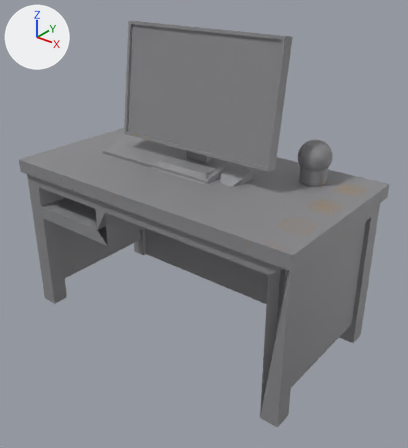
What one commit did to the FBX model unity/Assets/Art/BlenderBaked/prop-desk/mesh_prop-desk.fbx.
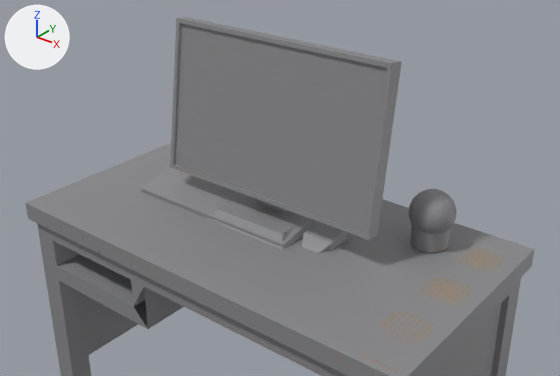
Each version is shown whole from a camera (50 mm lens) standing at (1.721, -1.114, 1.279) and looking at (0.615, 0.268, 0.422), then close up from a camera (50 mm lens) standing at (1.646, -1.021, 1.523) and looking at (0.541, 0.361, 0.667). The axes (+X, +Y, +Z) are drawn at upper left. The lights are the same throughout. The first two pictures are the older version. Vertices at exactly the same position are counted once.

Objects in the first close-up: 'mesh_prop-desk'.
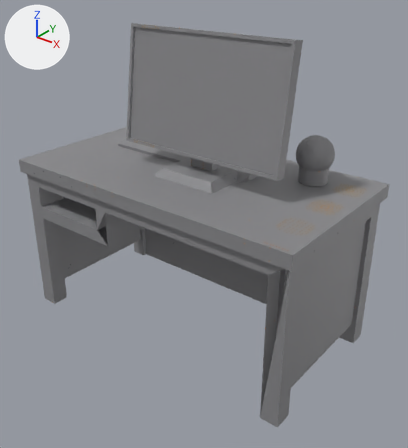
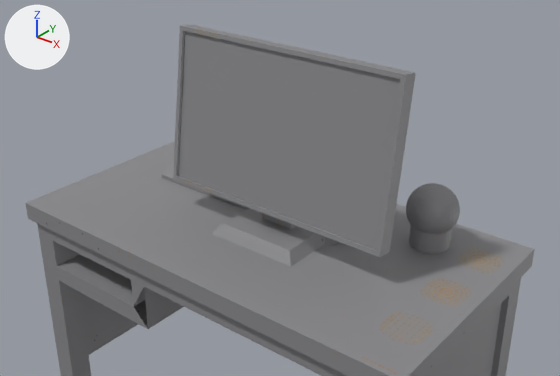
Changed parts and their boxes (x1, y1, x2, y2) in the close-ups (560 x 376 px; the box of a moved part takes in the faces that stretch with it):
'mesh_prop-desk', reshaped
    before: (26, 17, 535, 376)
    after: (26, 25, 535, 376)
part 1 of me_mesh_desk, moved or reshaped
    before: (170, 17, 402, 250)
    after: (173, 25, 416, 267)
part 2 of me_mesh_desk, moved or reshaped (mostly hidden afterwards)
    before: (141, 167, 316, 248)
    after: (162, 166, 250, 210)
part 3 of me_mesh_desk, moved or reshaped (mostly hidden afterwards)
    before: (302, 221, 349, 253)
    after: (325, 237, 342, 246)
part 4 of me_mesh_desk, added
    after: (409, 225, 452, 254)
part 5 of me_mesh_desk, moved or reshaped
    before: (409, 189, 456, 253)
    after: (406, 183, 460, 234)

The change, as a list of edits to the scene's bpy script:
```text
Change me_mesh_desk:
    where me_mesh_desk.from_pydata(...)  # 717 vertices, 859 faces; spans x -0.016..1.124, y -0.016..0.59, z 0.0..1.062
    used by ob_mesh_prop_desk; location = (0.0, 0.0, 0.0)
    me_mesh_desk part 1: the loose piece of 38 vertices spanning x 0.244..0.865, y 0.217..0.382, z 0.596..1.062 is moved by (0.06, -0.048, 0.0)
    me_mesh_desk part 2: the loose piece of 18 vertices spanning x 0.172..0.663, y 0.221..0.426, z 0.595..0.643 is moved by (-0.023, 0.097, 0.0)
    me_mesh_desk part 3: the loose piece of 32 vertices spanning x 0.674..0.755, y 0.248..0.387, z 0.591..0.629 is moved by (0.0, 0.042, 0.0)
    me_mesh_desk part 4: a new loose piece, a 32-sided cylinder along z spanning x 0.871..0.967, y 0.409..0.505, z 0.599..0.651, in mat_m_prop_desk (picture img_mesh_prop_desk_basecolor_png)
    me_mesh_desk part 5: 545 vertices removed from x 0.864..0.974, y 0.402..0.512, z 0.6..0.737; 481 vertices added at x 0.857..0.981, y 0.395..0.519, z 0.628..0.751
```
